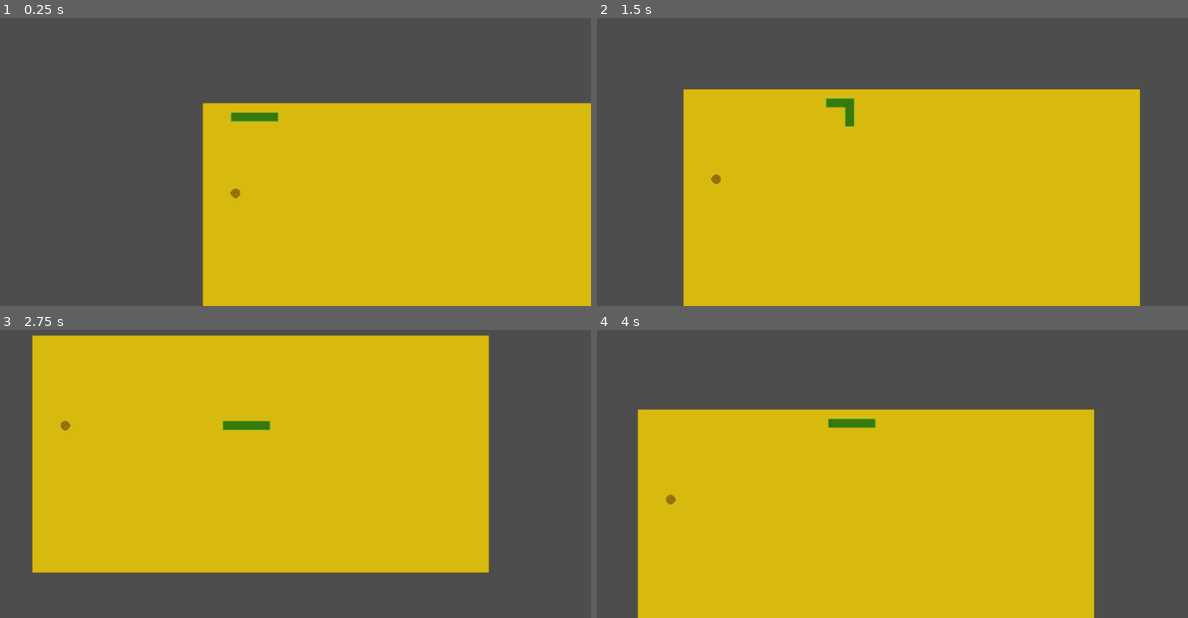
Above: before the commit, frames 1-4 (two rows, left to right).
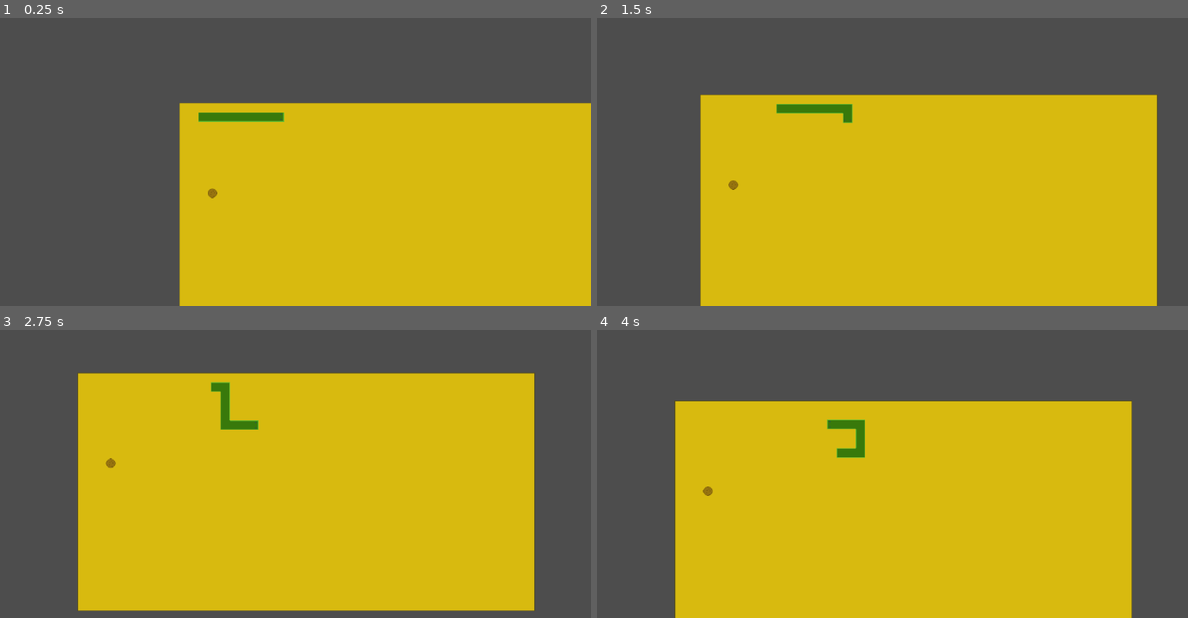
Above: after the commit, the same moments.

Repository: aligator/Snake-Ltd
Game: Godot game, scene res://Game.tscn
Same seed, same stepped clock (60 frames per second), same inputs: the game is played once before the commit and once after it.
Inputs:
- Up to frame 1 (0.25 s): no input
- Up to frame 2 (1.5 s): hold Right (Right) 0.53-1.28 s; hold Down (Down) from 1.28 s (still down)
- Up to frame 3 (2.75 s): release Down (Down) at 2.03 s; hold Right (Right) from 2.03 s (still down)
- Up to frame 4 (4 s): release Right (Right) at 2.78 s; hold Up (Up) 2.78-3.53 s; hold Left (Left) from 3.53 s (still down)

The runs differ from the first frame. In frame 1, 3.2% of the frame differs, in the area x 30-49%, y 29-100%; in frame 2, 6.9%; in frame 3, 32%, in the area x 5-91%, y 1-98%; in frame 4, 12%.

Commit message:
Cut snake

Diff:
--- a/Game.gd
+++ b/Game.gd
@@ -9,10 +9,9 @@
 
 enum DIRECTION { LEFT, RIGHT, TOP, DOWN }
 
-
 var snake: Array[Vector2i] = []
 var direction = DIRECTION.RIGHT
-var speed: float = 10
+var speed: float = 5
 var step: float = 0.0
 var grow: bool = false
 
@@ -37,19 +36,27 @@
 	snake.append(Vector2i(3, 1))
 	snake.append(Vector2i(4, 1))
 	snake.append(Vector2i(5, 1))
+	snake.append(Vector2i(6, 1))
+	snake.append(Vector2i(7, 1))
+	snake.append(Vector2i(8, 1))
+	snake.append(Vector2i(9, 1))
 
 	_spawn_cookie()
 
 # Called every frame. 'delta' is the elapsed time since the previous frame.
 func _process(delta):
 	if Input.is_action_pressed("Right"):
-		direction = DIRECTION.RIGHT
+		if direction != DIRECTION.LEFT:
+			direction = DIRECTION.RIGHT
 	elif Input.is_action_pressed("Left"):
-		direction = DIRECTION.LEFT
+		if direction != DIRECTION.RIGHT:
+			direction = DIRECTION.LEFT
 	elif Input.is_action_pressed("Up"):
-		direction = DIRECTION.TOP
+		if direction != DIRECTION.DOWN:
+			direction = DIRECTION.TOP
 	elif Input.is_action_pressed("Down"):
-		direction = DIRECTION.DOWN
+		if direction != DIRECTION.TOP:
+			direction = DIRECTION.DOWN
 
 	step += delta * speed
 
@@ -66,26 +73,32 @@
 		if direction == DIRECTION.DOWN:
 			new_head.y += 1
 
-		var ok = true
-		for body_part in snake:
+		var collision_index = -1
+		for i in range(snake.size()):
+			var body_part = snake[i]
 			if body_part == new_head:
-				ok = false
+				collision_index = i
 				break
 
-		if ok:
-			snake.append(new_head)
+		if collision_index >= 0:
+			# Cut snake at the collision position
+			snake = snake.slice(collision_index, snake.size())
+			if snake.size() <= 3:
+				# Explosionen!
+				print("Dead")
 
-			for cookie in cookies:
-				if cookie.position == new_head:
-					cookie.is_in_snake = true
 
-			if !grow:
-				snake.pop_front()
-			else:
-				grow = false
-				_spawn_cookie()
-		#else:
-			# Explosionen!
+		snake.append(new_head)
+
+		for cookie in cookies:
+			if cookie.position == new_head:
+				cookie.is_in_snake = true
+
+		if !grow:
+			snake.pop_front()
+		else:
+			grow = false
+			_spawn_cookie()
 
 	# Cookie eaten
 	for i in range(cookies.size()):
